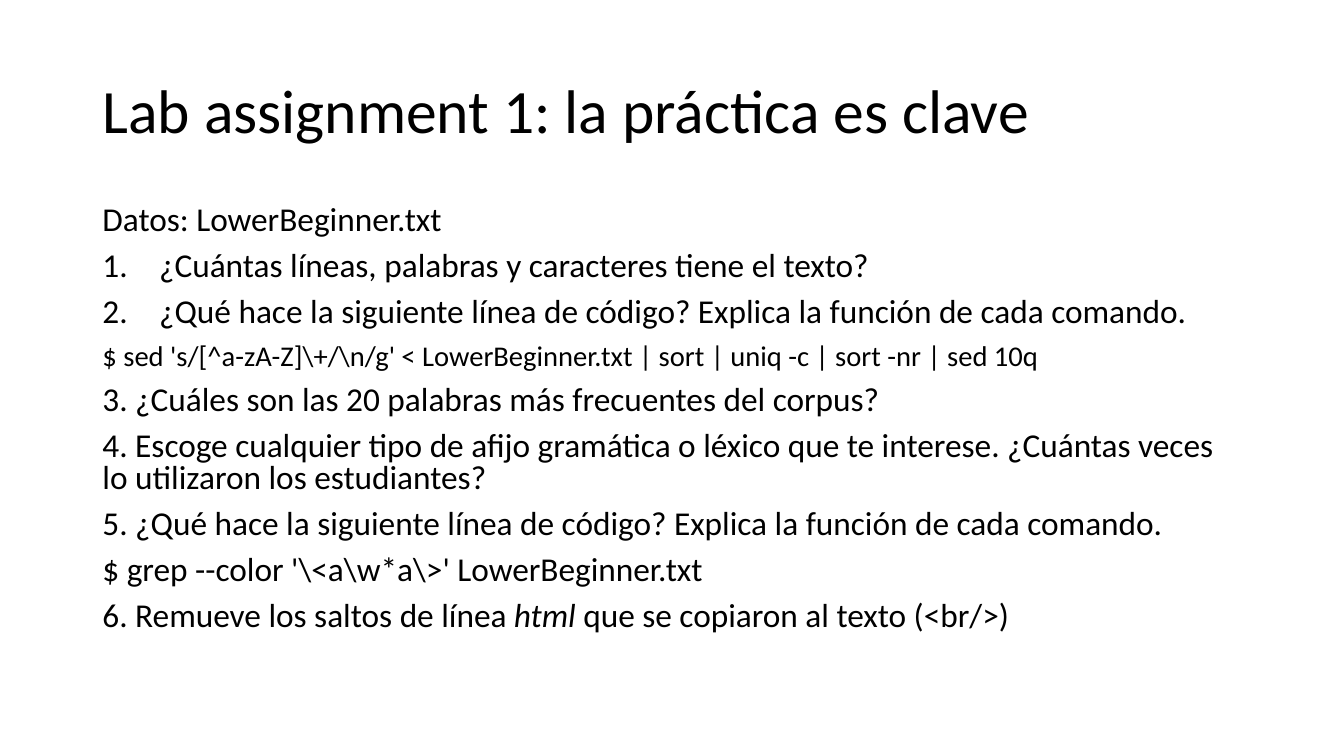
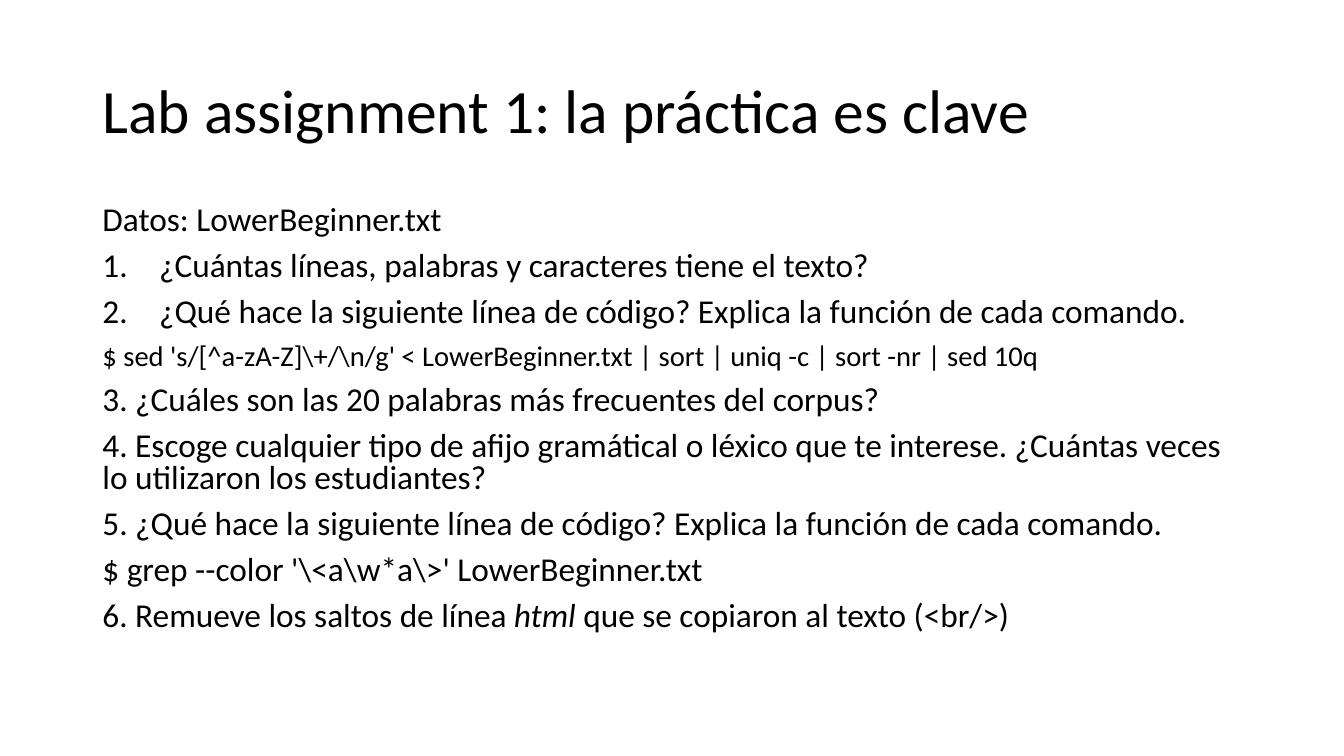
Before and after one commit to falconrr/NLP4SPanish2022, a slide deck: slide 28 of Week 1/Classes/Clase1-2.pptx. Drawn at 1344x756 pixels with LibreOffice and Linux fonts; fonts in the diff are those of the drawing. Boxes give left, top, right and bottom in pixels: in the first picture for what was removed or moved away, otherwise in the second. Text is boxed around its words. In the diff, an @@ line names an element or a change of style, - is before the commit and + after.

```diff
--- a/Week 1/Classes/Clase1-2.pptx
+++ b/Week 1/Classes/Clase1-2.pptx
@@ text at bbox=[102, 434, 1221, 490]: text changed @@
-4. Escoge cualquier tipo de afijo gramática o léxico que te interese. ¿Cuántas veces lo utilizaron los estudiantes?
+4. Escoge cualquier tipo de afijo gramátical o léxico que te interese. ¿Cuántas veces lo utilizaron los estudiantes?
```
Also in this commit, not shown: 2 other slides changed, 1 slide added, 9 other files.
